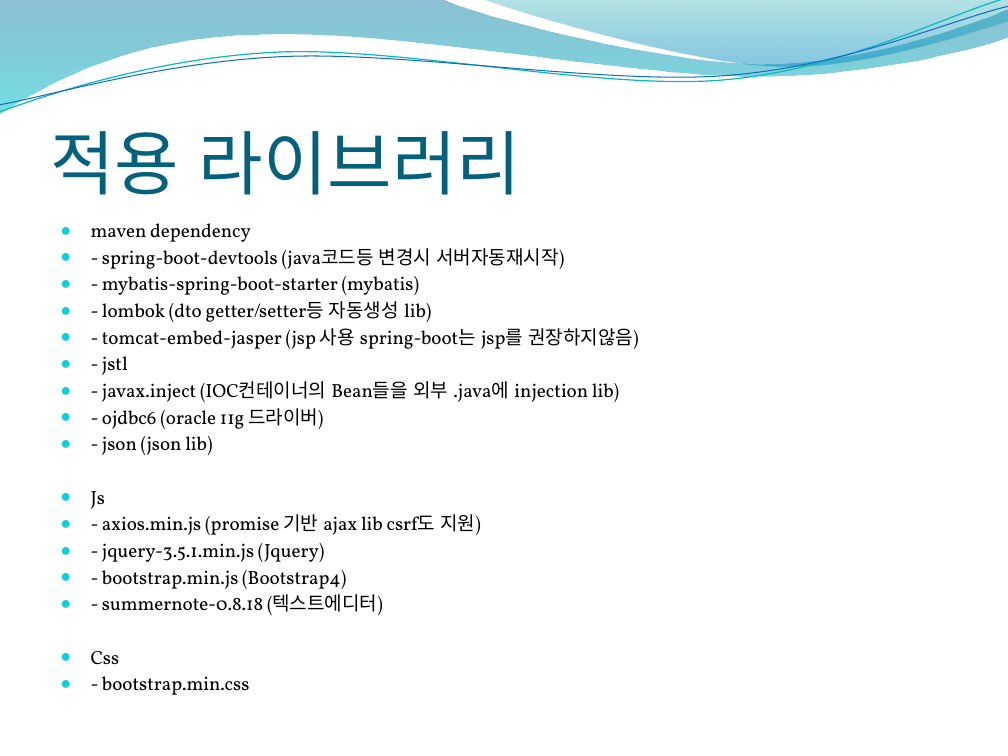
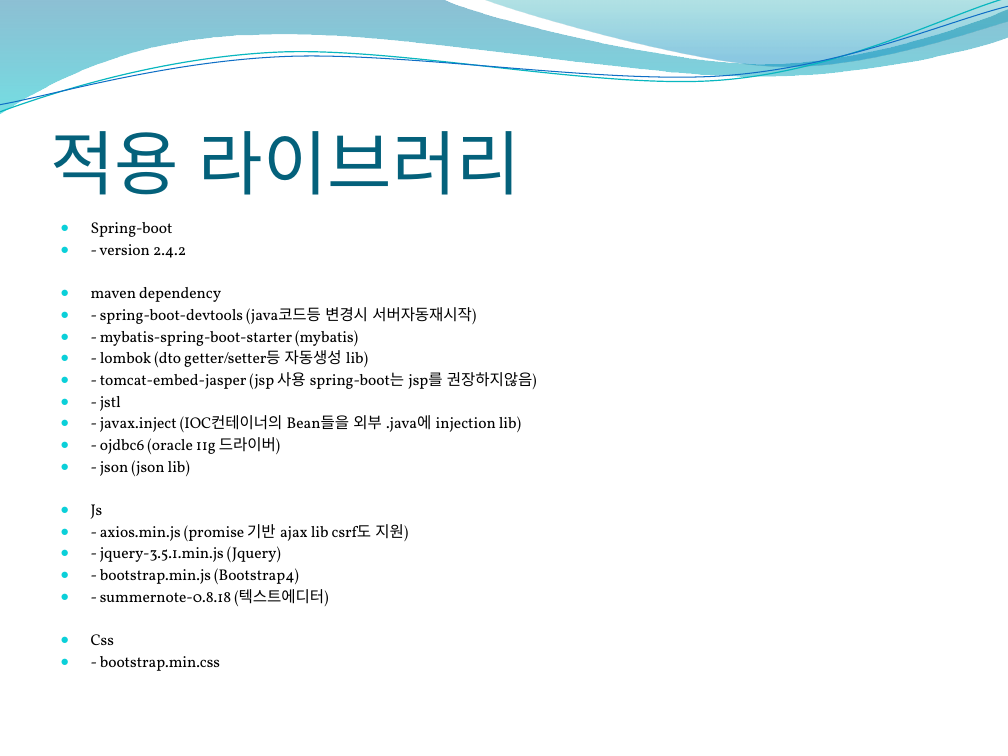
Before and after one commit to BruceYi119/doogle, a slide deck: slide 7 of src/main/info/1팀 2차 프로젝트(spring-boot).pptx. Drawn at 1008x756 pixels with LibreOffice and Linux fonts; fonts in the diff are those of the drawing; background and template pictures are left out. Boxes give left, top, right and bottom in pixels: in the first picture for what was removed or moved away, otherwise in the second. Text is boxed around its words. In the diff, an @@ line names an element or a change of style, - is before the commit and + after.

```diff
--- a/src/main/info/1팀 2차 프로젝트(spring-boot).pptx
+++ b/src/main/info/1팀 2차 프로젝트(spring-boot).pptx
@@ text at (91,222,186,258): paragraphs added @@
+● Spring-boot
+● - version 2.4.2
@@ text at (91,287,537,671): size 13.6 to 11.1 pt @@
```
Also in this commit, not shown: 24 other files.
